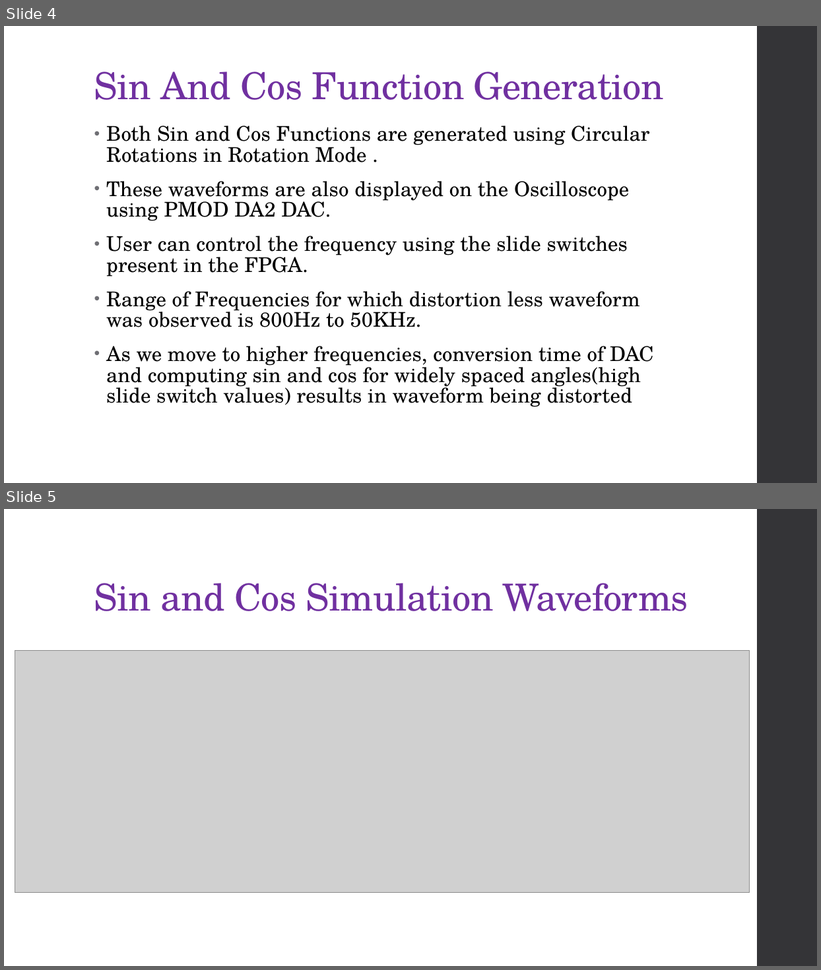
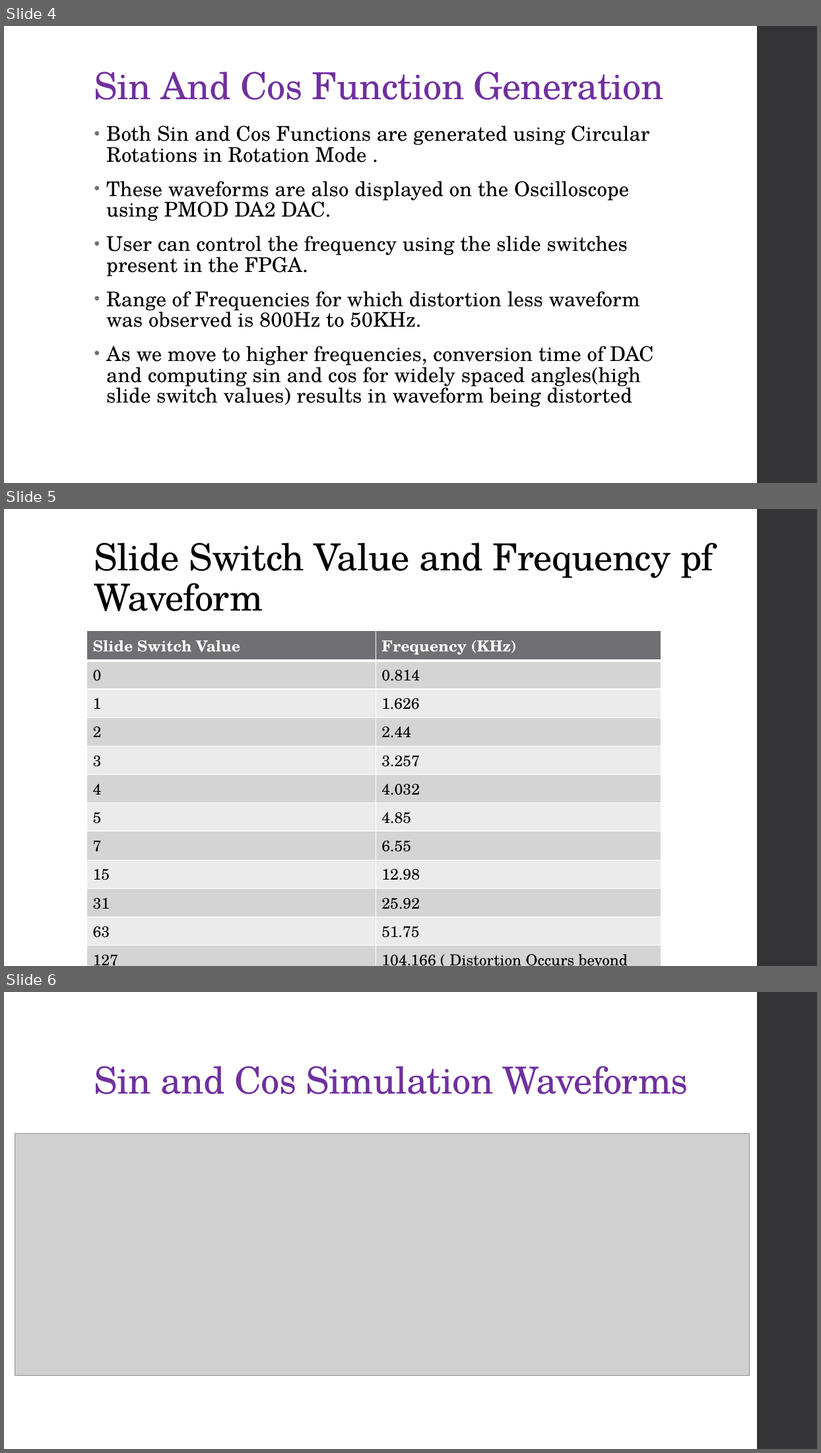
Before and after one commit to GuhanRajasekar/FPGA_course_assignments, a slide deck: Mini_Project/Demo_PPT.pptx. Shown one above the other, each under a label of ours: slides 4 and 5 before the commit, slides 4, 5 and 6 after it. The pictures are 821x970 and 821x1453 pixels, drawn with LibreOffice and Linux fonts; fonts in the diff are those of the drawing; grey boxes stand for pictures. Boxes give left, top, right and bottom in pixels: in the first picture for what was removed or moved away, otherwise in the second. Text is boxed around its words. In the diff, an @@ line names an element or a change of style, - is before the commit and + after.

Commit message:
PPT Updates

```diff
--- a/Mini_Project/Demo_PPT.pptx
+++ b/Mini_Project/Demo_PPT.pptx
@@ slide 5 added at bbox=[4, 509, 817, 966], background #FFFFFF; not listed: 1 template element that a slide beside it also shows @@
@@ title added at bbox=[94, 543, 714, 611], 44 pt, text #000000 @@
+Slide Switch Value and Frequency pf Waveform
@@ table added at bbox=[87, 631, 661, 966], 12 rows, 2 columns @@
+Slide Switch Value | Frequency (KHz)
+0 | 0.814
+1 | 1.626
+2 | 2.44
+3 | 3.257
+4 | 4.032
+5 | 4.85
+7 | 6.55
+15 | 12.98
+31 | 25.92
+63 | 51.75
+127 | 104.166 ( Distortion Occurs beyond this point)
@@ what was slide 5 is now slide 6 @@
```
Also in this commit, not shown: 1 other file.
